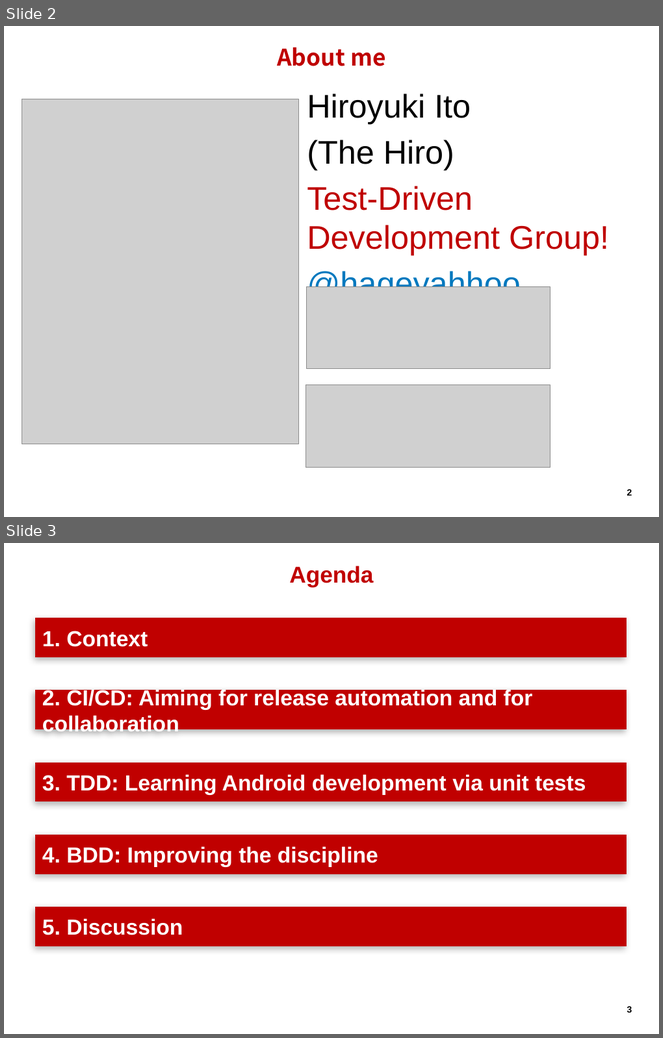
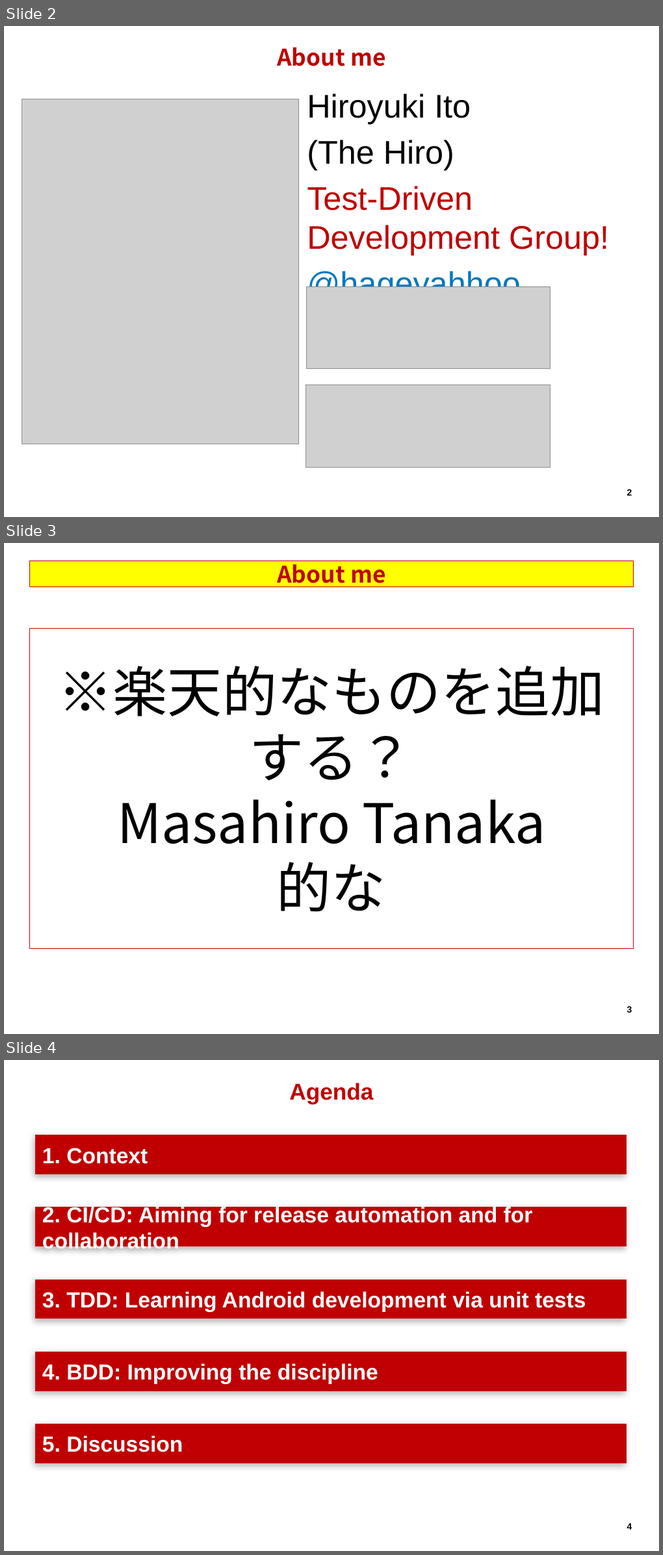
Before and after one commit to hageyahhoo/agile2014, a slide deck: presentations/TechnologyDrivenDevelopment.pptx. Shown one above the other, each under a label of ours: slides 2 and 3 before the commit, slides 2, 3 and 4 after it. The pictures are 663x1038 and 663x1555 pixels, drawn with LibreOffice and Linux fonts; fonts in the diff are those of the drawing; grey boxes stand for pictures; background and template pictures are left out. Boxes give left, top, right and bottom in pixels: in the first picture for what was removed or moved away, otherwise in the second. Text is boxed around its words. In the diff, an @@ line names an element or a change of style, - is before the commit and + after.

```diff
--- a/presentations/TechnologyDrivenDevelopment.pptx
+++ b/presentations/TechnologyDrivenDevelopment.pptx
@@ slide 3 added at [4, 543, 659, 1034], background #FFFFFF; not listed: 1 template element that a slide beside it also shows @@
@@ title added at [29, 561, 633, 587], fill #FFFF00, outline #BF0000 0.75 pt, 25.2 pt, text #BF0000, bold @@
+About me
@@ rectangle added at [29, 628, 633, 949], outline #BF0000 0.75 pt, 60 pt, text #000000 @@
+※楽天的なものを追加する？
+Masahiro Tanaka
+的な
@@ what was slide 3 is now slide 4 @@
@@ page number at [627, 1523, 633, 1530]: text changed @@
-3
+4
```
Also in this commit, not shown: 1 slide changed, 2 other files.
